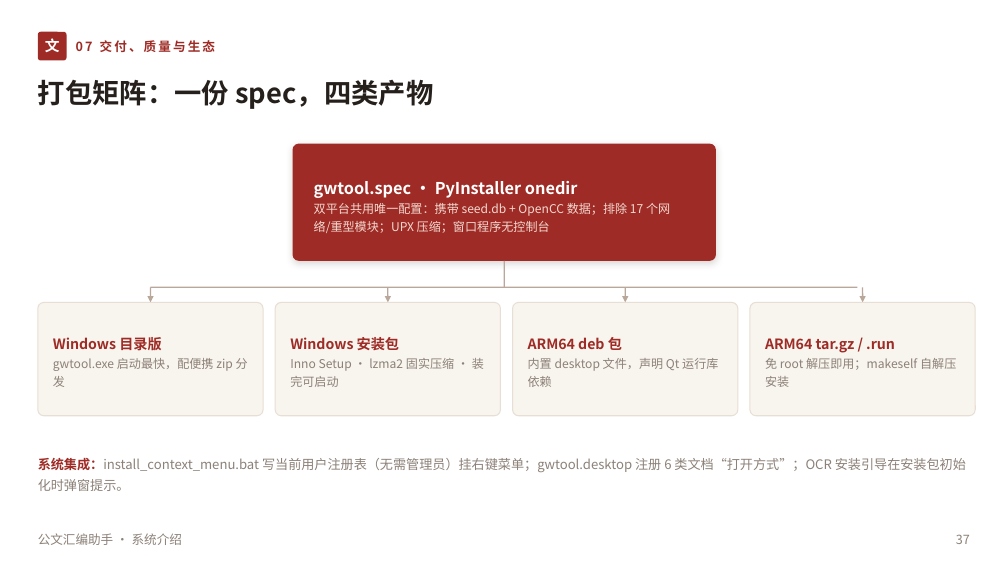
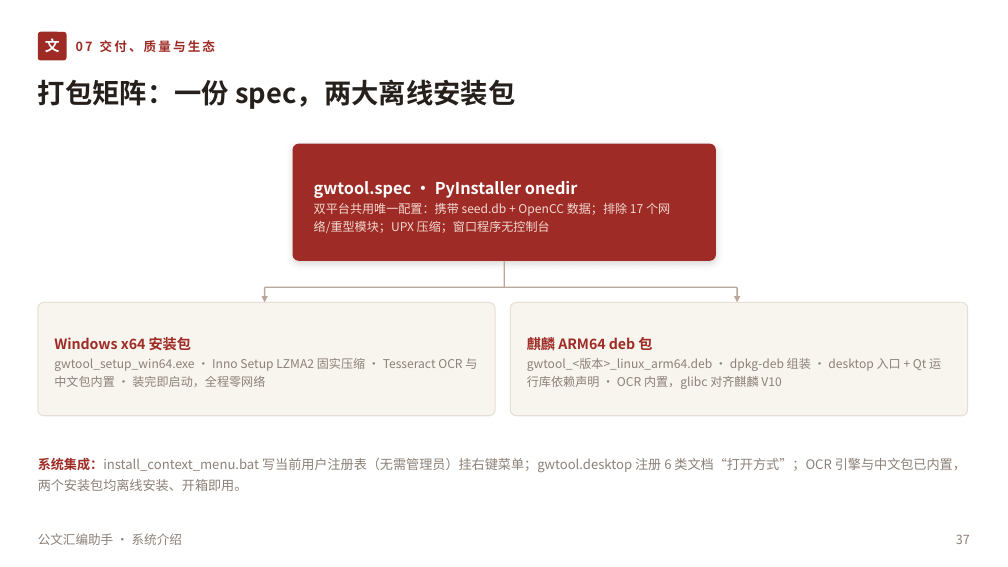
Before and after one commit to lzh745200/gwtool, a slide deck: slide 37 of 公文汇编助手-系统介绍.pptx. Drawn at 1008x567 pixels with LibreOffice and Linux fonts; fonts in the diff are those of the drawing. Boxes give left, top, right and bottom in pixels: in the first picture for what was removed or moved away, otherwise in the second. Text is boxed around its words. In the diff, an @@ line names an element or a change of style, - is before the commit and + after.

```diff
--- a/公文汇编助手-系统介绍.pptx
+++ b/公文汇编助手-系统介绍.pptx
@@ text at (38,79,515,109): text changed @@
-打包矩阵：一份 spec，四类产物
+打包矩阵：一份 spec，两大离线安装包
@@ line moved from (150, 287) - (858, 287) to (265, 287) - (737, 287) @@
@@ arrow moved from (150, 287) - (150, 302) to (265, 287) - (265, 302) @@
@@ arrow removed from (625, 287) to (625, 302) @@
@@ arrow moved from (388, 287) - (388, 302) to (737, 287) - (737, 302) @@
@@ arrow removed from (863, 287) to (863, 302) @@
@@ rounded rectangle: place and size @@
-rounded rectangle at (38,302,263,416)
+rounded rectangle at (38,302,495,416)
@@ rounded rectangle: place and size @@
-rounded rectangle at (275,302,501,416)
+rounded rectangle at (510,302,968,416)
@@ rounded rectangle removed at (513,302,738,416) @@
@@ rounded rectangle removed at (750,302,975,416) @@
@@ text at (54,337,477,387): text changed @@
-Windows 目录版
-gwtool.exe 启动最快，配便携 zip 分发
+Windows x64 安装包
+gwtool_setup_win64.exe · Inno Setup LZMA2 固实压缩 · Tesseract OCR 与中文包内置 · 装完即启动，全程零网络
@@ text removed at (290,337,484,387) @@
-Windows 安装包
-Inno Setup · lzma2 固实压缩 · 装完可启动
@@ text at (527,335,941,389): text changed @@
-ARM64 deb 包
-内置 desktop 文件，声明 Qt 运行库依赖
+麒麟 ARM64 deb 包
+gwtool_<版本>_linux_arm64.deb · dpkg-deb 组装 · desktop 入口 + Qt 运行库依赖声明 · OCR 内置，glibc 对齐麒麟 V10
@@ text removed at (765,338,956,387) @@
-ARM64 tar.gz / .run
-免 root 解压即用；makeself 自解压安装
@@ text at (38,458,966,491): text changed @@
-系统集成：install_context_menu.bat 写当前用户注册表（无需管理员）挂右键菜单；gwtool.desktop 注册 6 类文档“打开方式”；OCR 安装引导在安装包初始化时弹窗提示。
+系统集成：install_context_menu.bat 写当前用户注册表（无需管理员）挂右键菜单；gwtool.desktop 注册 6 类文档“打开方式”；OCR 引擎与中文包已内置，两个安装包均离线安装、开箱即用。
```
Also in this commit, not shown: 15 other slides changed, 4 other files.
